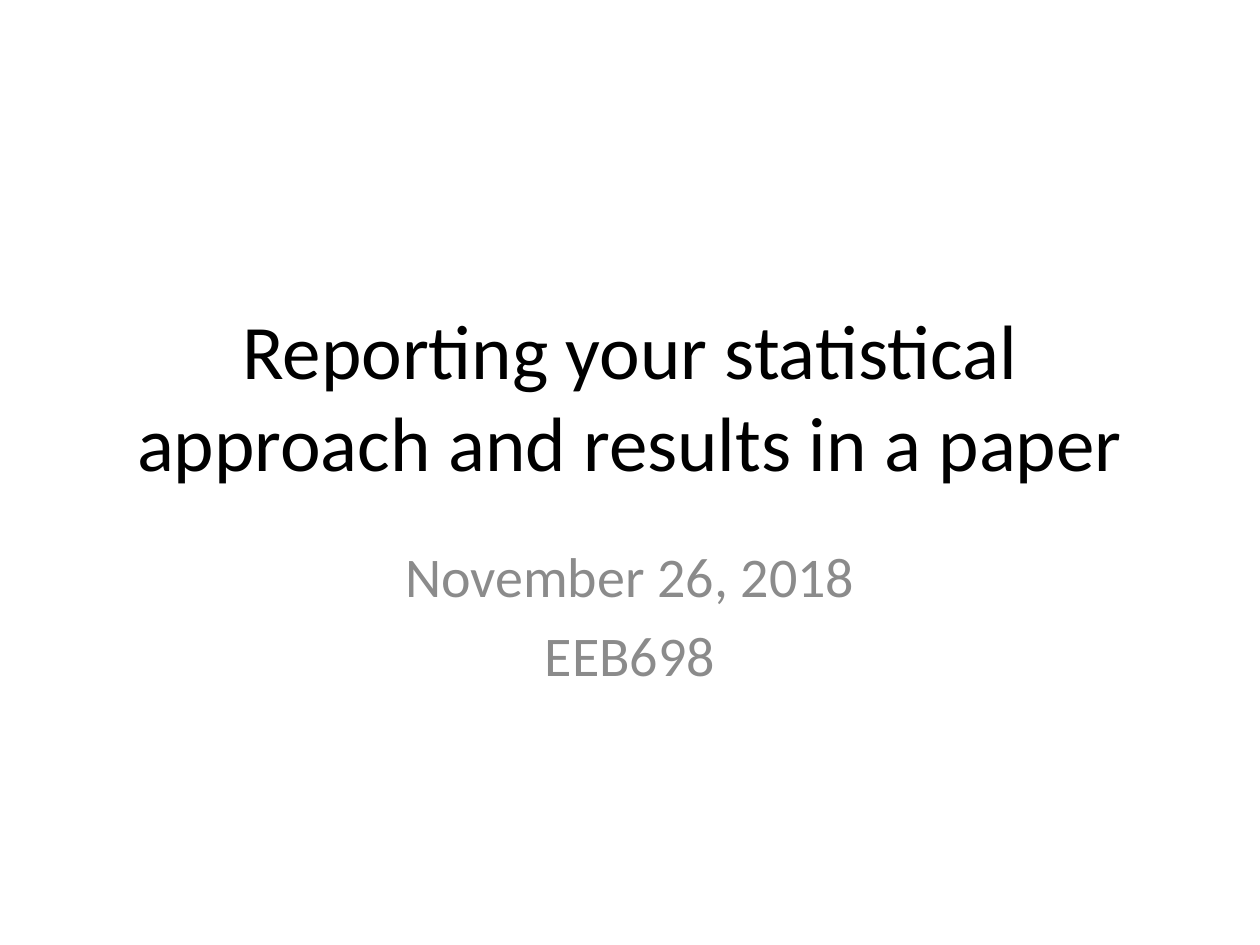
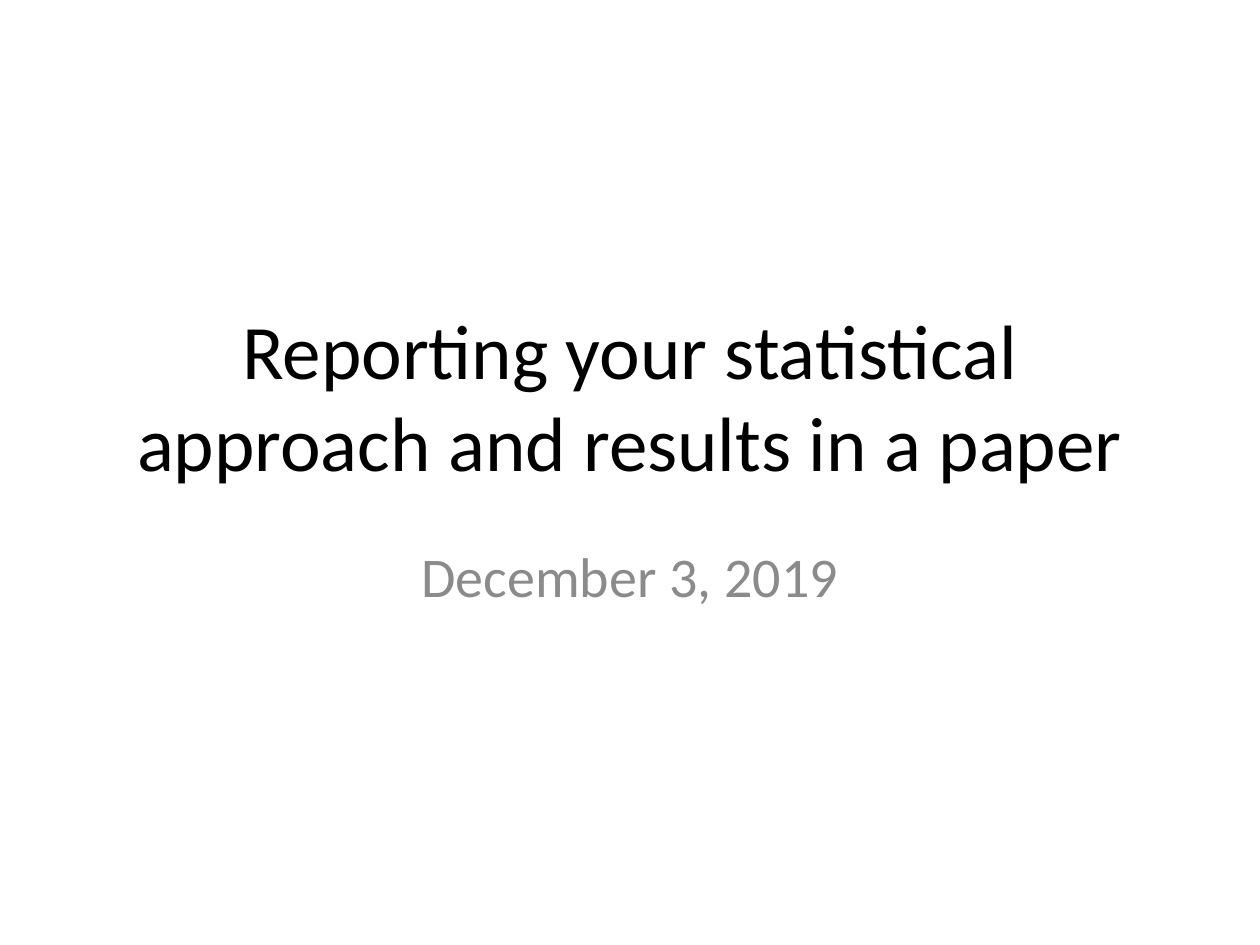
Before and after one commit to EEOB590A-Fall-2019/Course-Materials, a slide deck: slide 1 of 8. Writing a manuscript/what to include in a paper.pptx. Drawn at 1260x945 pixels with LibreOffice and Linux fonts; fonts in the diff are those of the drawing. Boxes give left, top, right and bottom in pixels: in the first picture for what was removed or moved away, otherwise in the second. Text is boxed around its words. In the diff, an @@ line names an element or a change of style, - is before the commit and + after.

```diff
--- a/8. Writing a manuscript/what to include in a paper.pptx
+++ b/8. Writing a manuscript/what to include in a paper.pptx
@@ subtitle at bbox=[421, 558, 837, 604]: text changed @@
-November 26, 2018
-EEB698
+December 3, 2019
```
Also in this commit, not shown: 6 other slides changed, 1 slide added.
